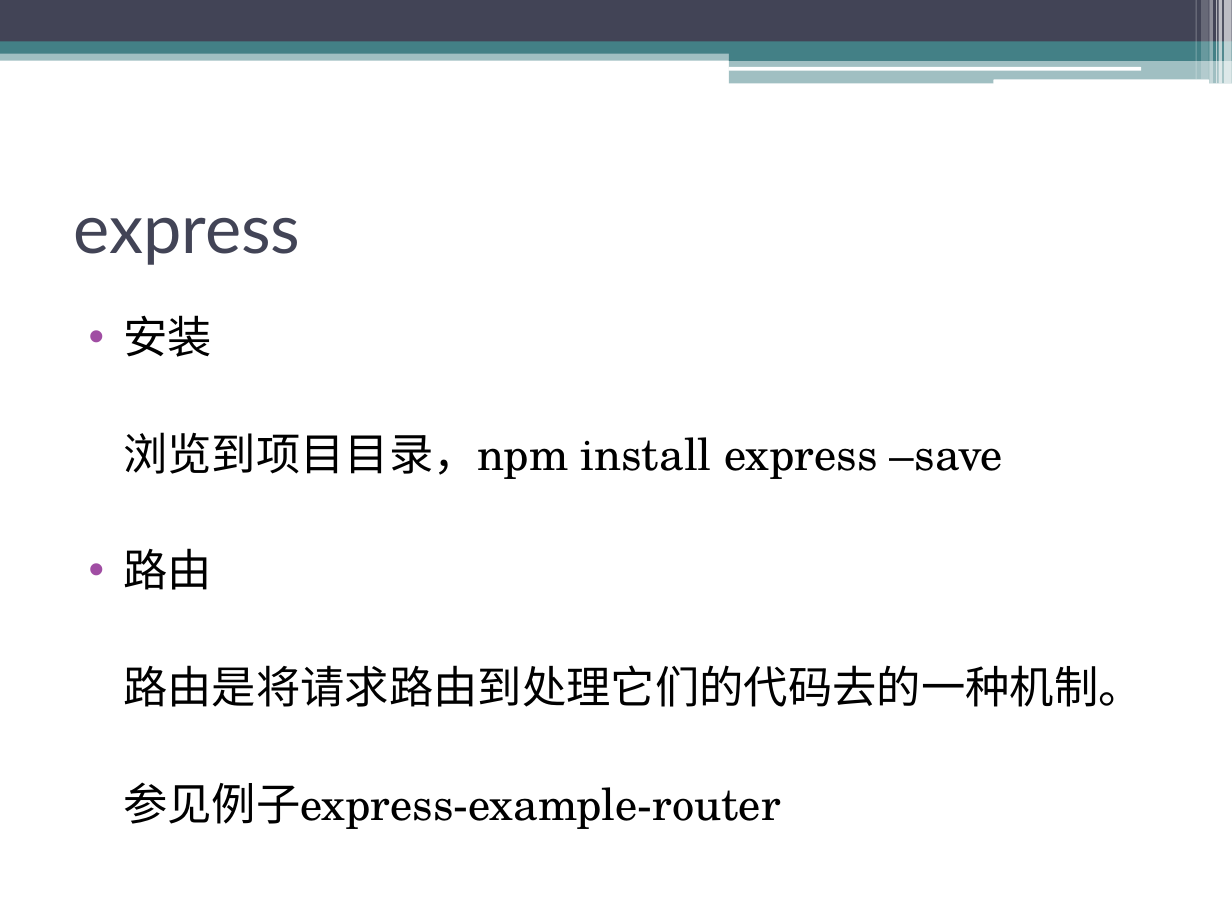
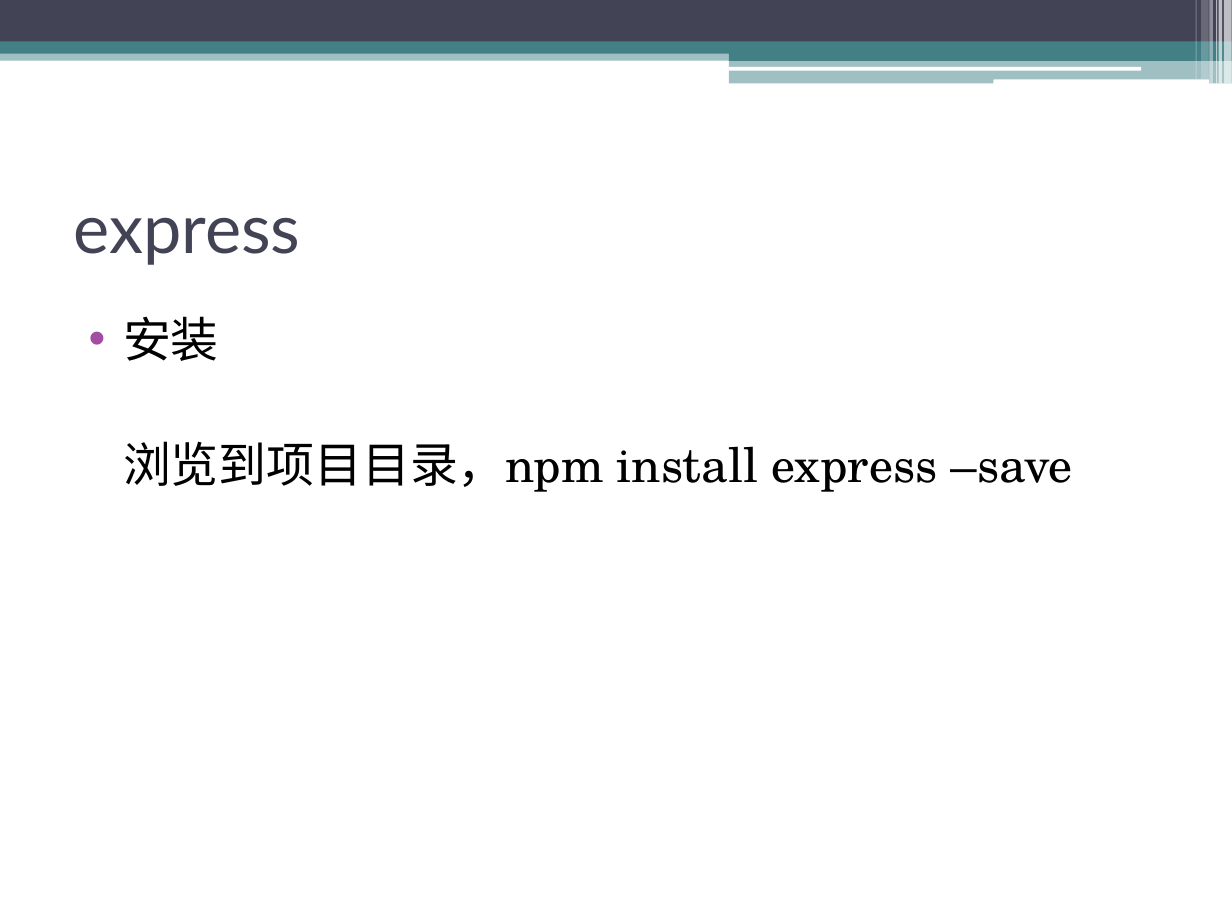
Before and after one commit to CJ-Zheng1023/project-learning, a slide deck: slide 7 of 前端开发技术培训.pptx. Drawn at 1232x924 pixels with LibreOffice and Linux fonts; fonts in the diff are those of the drawing. Boxes give left, top, right and bottom in pixels: in the first picture for what was removed or moved away, otherwise in the second. Text is boxed around its words. In the diff, an @@ line names an element or a change of style, - is before the commit and + after.

```diff
--- a/前端开发技术培训.pptx
+++ b/前端开发技术培训.pptx
@@ text "安装" at <box>123,316,1073,492</box>: size 25.9 to 28 pt @@
@@ text at <box>123,548,1143,829</box>: paragraphs removed @@
-• 路由
-路由是将请求路由到处理它们的代码去的一种机制。
-参见例子express-example-router
```
Also in this commit, not shown: 4 slides added.
